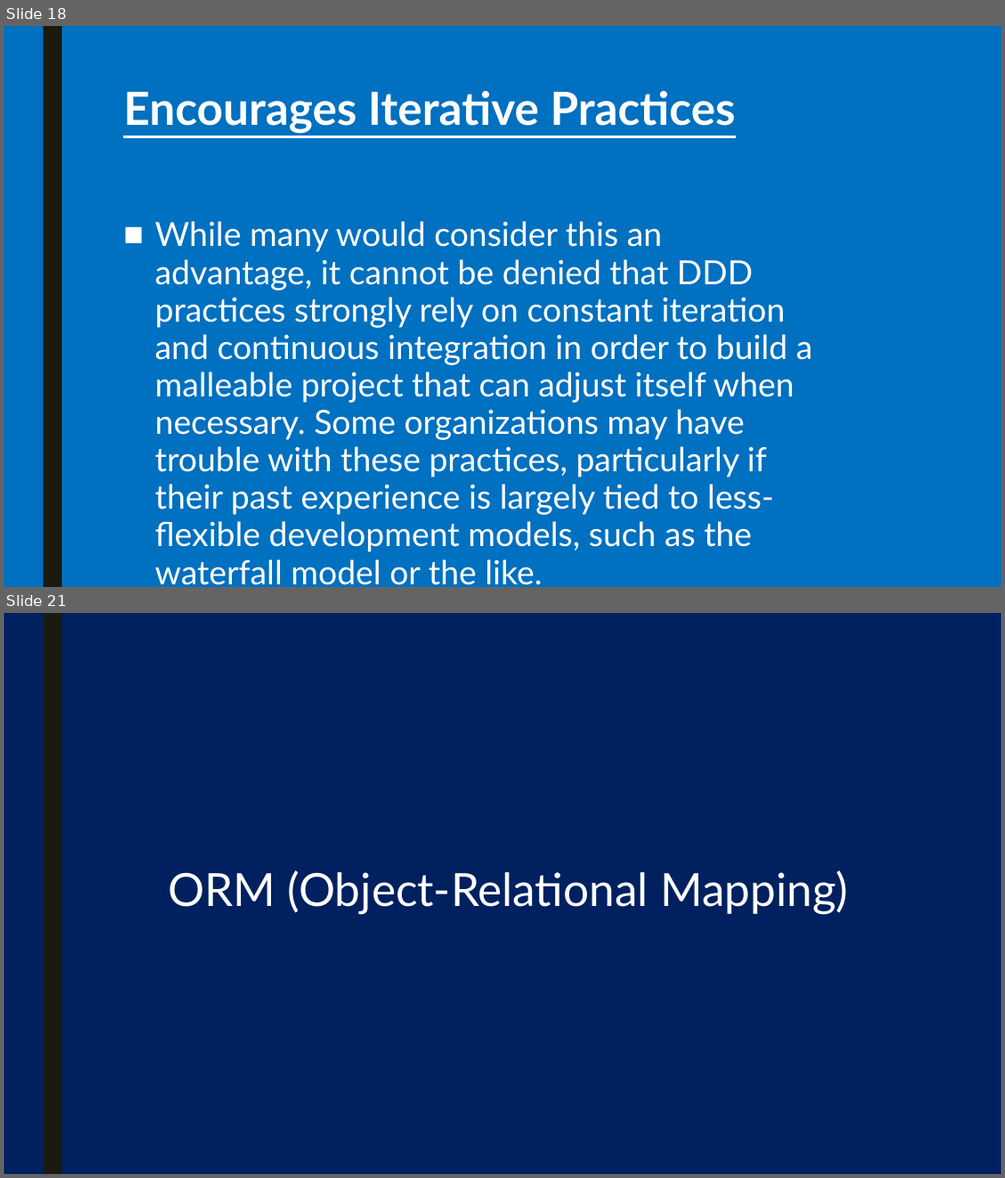
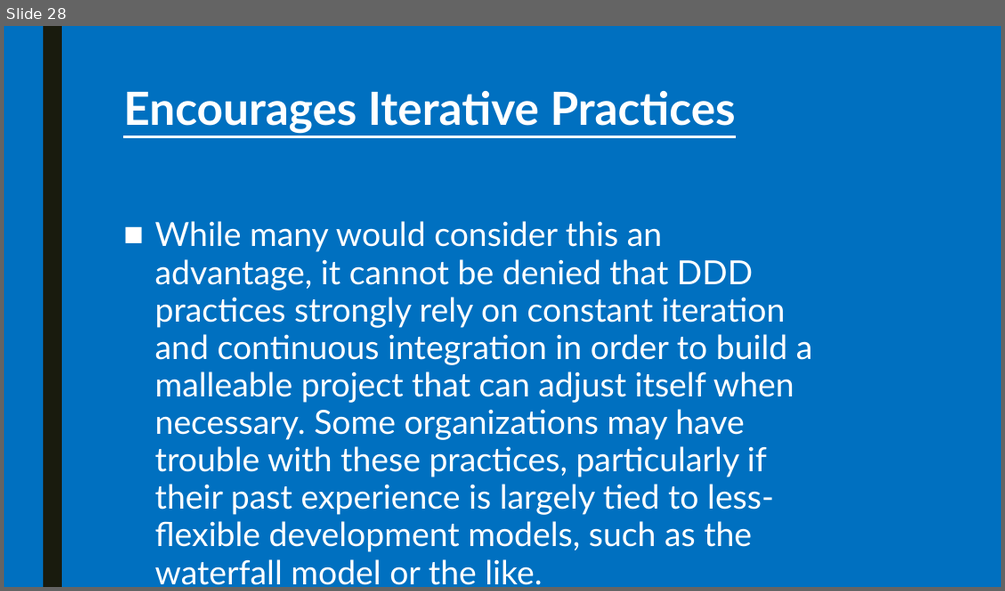
Before and after one commit to pkyurkchiev/practice-biel, a slide deck: presentations/domain-driven design.pptx. Shown one above the other, each under a label of ours: slides 18 and 21 before the commit, slide 28 after it; the slides between them are not shown. The pictures are 1005x1178 and 1005x591 pixels, drawn with LibreOffice and Linux fonts; fonts in the diff are those of the drawing. Boxes give left, top, right and bottom in pixels: in the first picture for what was removed or moved away, otherwise in the second. Text is boxed around its words. In the diff, an @@ line names an element or a change of style, - is before the commit and + after.

```diff
--- a/presentations/domain-driven design.pptx
+++ b/presentations/domain-driven design.pptx
@@ slide 21 removed at bbox=[4, 613, 1001, 1174], background #002060; not listed: 1 template element that a slide beside it also shows @@
@@ title removed at bbox=[169, 870, 848, 915] @@
-ORM (Object-Relational Mapping)
@@ what was slide 18 is now slide 28 @@
```
Also in this commit, not shown: 2 slides changed, 10 slides added, 4 other slides removed.
